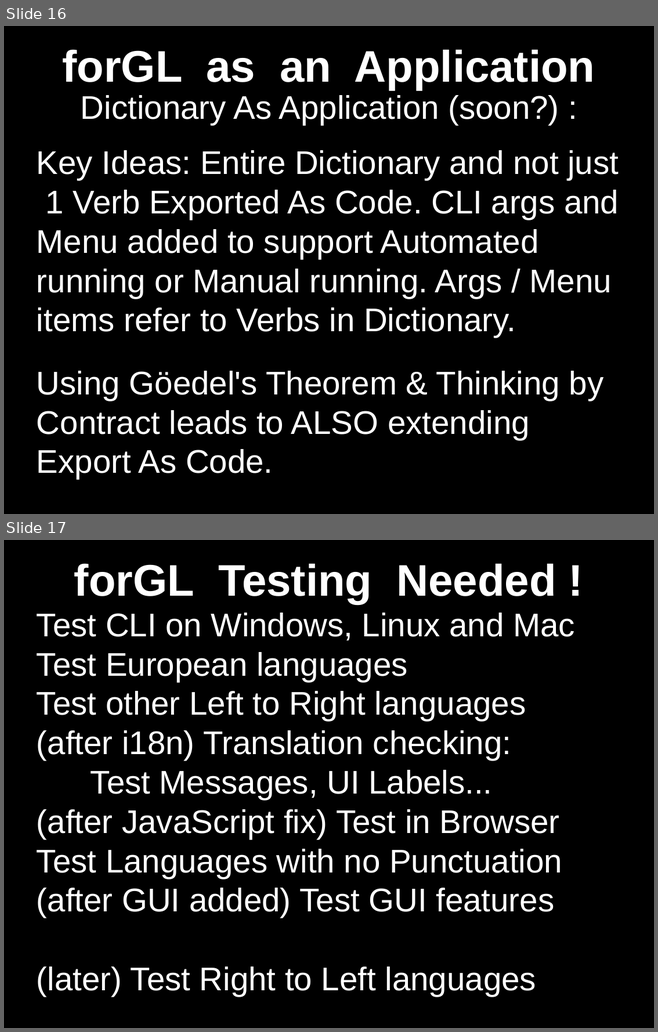
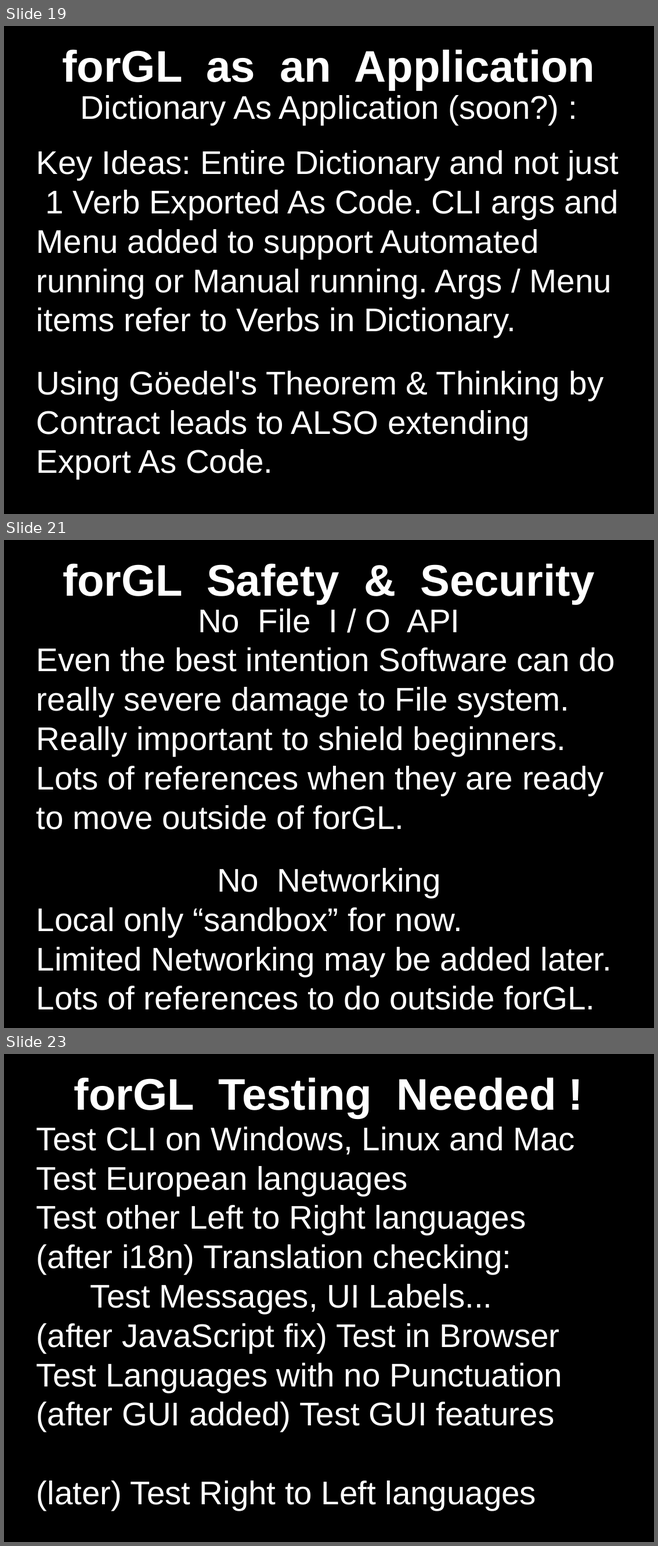
Before and after one commit to RMax2015/forGL, a slide deck: Docs/Presentations/src/forGL_at_Haxe_US_2019.odp. Shown one above the other, each under a label of ours: slides 16 and 17 before the commit, slides 19, 21 and 23 after it; the slides between them are not shown. The pictures are 658x1032 and 658x1546 pixels, drawn with LibreOffice and Linux fonts; fonts in the diff are those of the drawing. Boxes give left, top, right and bottom in pixels: in the first picture for what was removed or moved away, otherwise in the second. Text is boxed around its words. In the diff, an @@ line names an element or a change of style, - is before the commit and + after.

```diff
--- a/Docs/Presentations/src/forGL_at_Haxe_US_2019.odp
+++ b/Docs/Presentations/src/forGL_at_Haxe_US_2019.odp
@@ slide 21 added at (4, 540, 654, 1028), background #000000 @@
@@ title added at (63, 563, 594, 604), 54 pt, text #FFFFFF, bold @@
+forGL Safety & Security
@@ subtitle added at (36, 608, 615, 1010), 40 pt, text #FFFFFF @@
+No File I / O API
+Even the best intention Software can do really severe damage to File system. Really important to shield beginners.
+Lots of references when they are ready to move outside of forGL.
+No Networking
+Local only “sandbox” for now.
+Limited Networking may be added later.
+Lots of references to do outside forGL.
@@ what was slide 16 is now slide 19 @@
@@ what was slide 17 is now slide 23 @@
```
Also in this commit, not shown: 8 slides changed, 5 other slides added.
